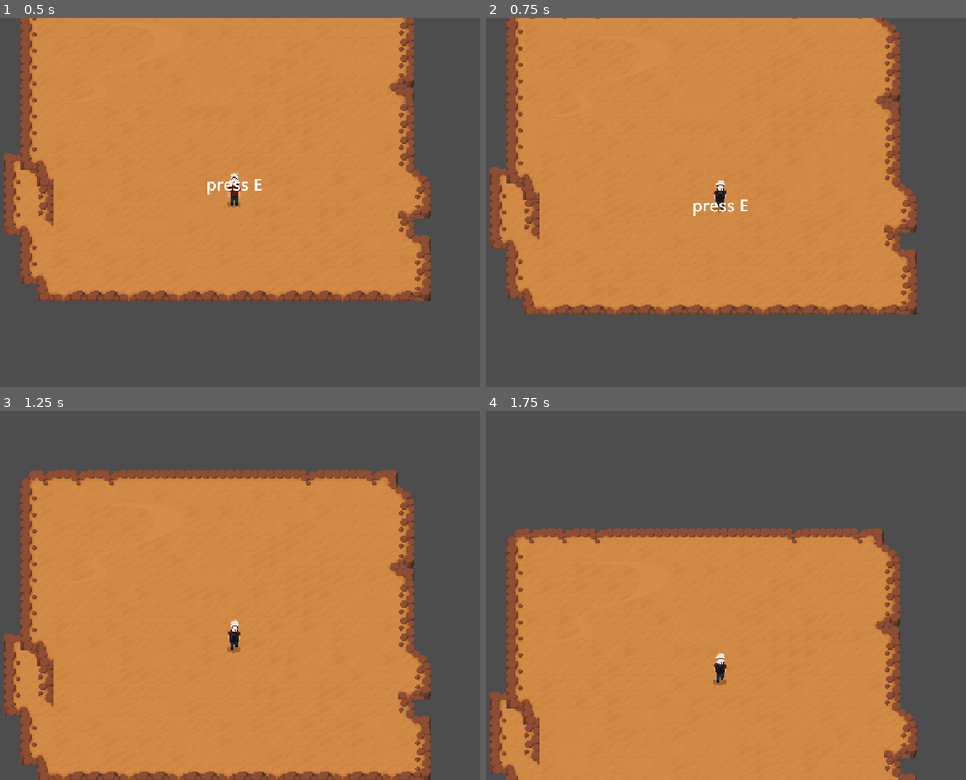
Above: before the commit, frames 1-4 (two rows, left to right).
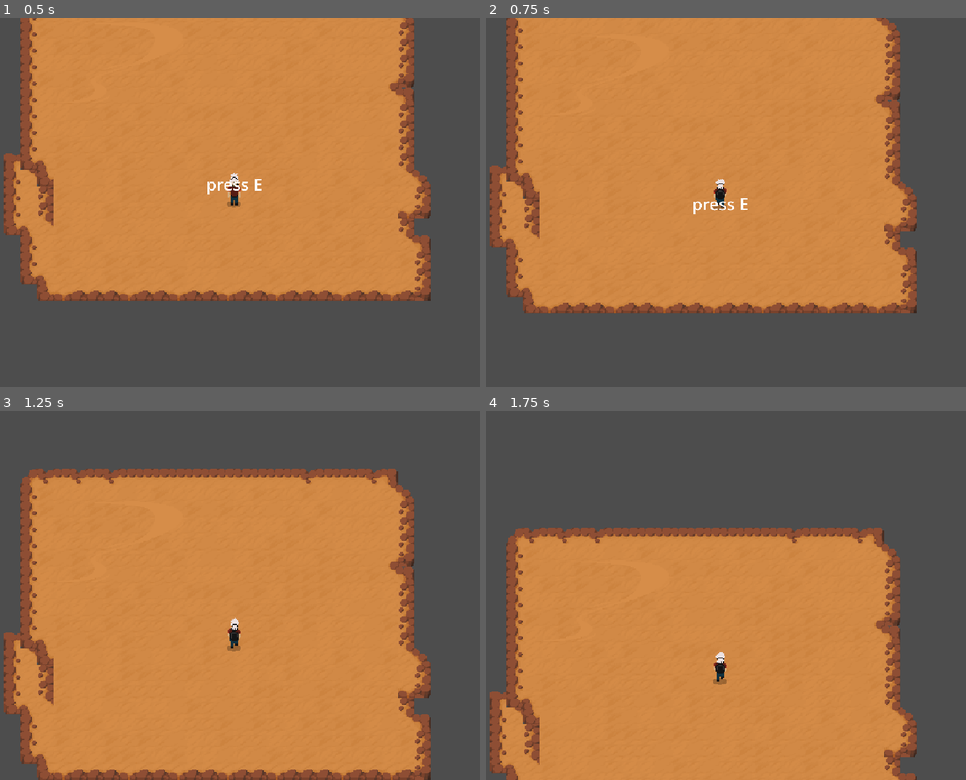
Above: after the commit, the same moments.

Repository: jeelowo/game-jam
Game: Godot game, scene res://Scenes/game.tscn
The game is run twice, just before and just after one commit, with the same random seed, the same clock (stepped at 60 frames per second) and the same inputs.
Inputs:
- Up to frame 1 (0.5 s): no input
- Up to frame 2 (0.75 s): tap E at 0.5 s; hold W (move_up) from 0.53 s (still down); tap Space (continue) at 0.6 s
- Up to frame 3 (1.25 s): keep holding W (move_up)
- Up to frame 4 (1.75 s): keep holding W (move_up); tap F (flashlight) at 1.35 s

Frame 1 is identical in both runs. In frame 2, 2.1% of the frame differs, in the area x 0-90%, y 0-81%; in frame 3, 2.6%, in the area x 0-90%, y 15-100%; in frame 4, 0.9%.

Commit message:
feat: look ahead only when moving

Diff:
--- a/Scenes/detection_area.tscn
+++ b/Scenes/detection_area.tscn
@@ -5,7 +5,7 @@
 
 [sub_resource type="CircleShape2D" id="CircleShape2D_ywbft"]
 
-[node name="Area2D" type="Area2D" unique_id=55378902]
+[node name="Detect Area" type="Area2D" unique_id=55378902]
 script = ExtResource("1_axpad")
 
 [node name="CollisionShape2D" type="CollisionShape2D" parent="." unique_id=1517734533]
--- a/Scenes/game.tscn
+++ b/Scenes/game.tscn
@@ -28,7 +28,7 @@
 theme_override_font_sizes/font_size = 64
 text = "PAUSED"
 
-[node name="Area2D" parent="." unique_id=55378902 instance=ExtResource("4_3dryh")]
+[node name="Detect Area" parent="." unique_id=55378902 instance=ExtResource("4_3dryh")]
 
 [node name="Game Manager" type="Node2D" parent="." unique_id=72941995]
 process_mode = 3
--- a/Scripts/idle state.gd
+++ b/Scripts/idle state.gd
@@ -26,7 +26,6 @@
 		player_sprite.flip_h = true
 
 func Physics_Update(_delta: float):
-	print(idle_timer.time_left)
 	# Transitions
 	if Input.get_vector("move_left","move_right","move_up","move_down") != Vector2(0,0):
 		Transitioned.emit(self, "Walk")
--- a/Scripts/player_manager.gd
+++ b/Scripts/player_manager.gd
@@ -30,9 +30,10 @@
 	camera_reset()
 
 func look_ahead(direction):
-	var camera_pos = player.global_position + (direction * max_camera_distance)
-	var camera_direction = camera_2d.global_position.direction_to(camera_pos).normalized()
-	camera_2d.global_position += camera_direction * float(sqrt(abs(camera_2d.global_position.distance_to(camera_pos)))/4)
+	if (idle_timer.time_left > 0.0 or idle_timer.paused) and player.velocity != Vector2.ZERO:
+		var camera_pos = player.global_position + (direction * max_camera_distance)
+		var camera_direction = camera_2d.global_position.direction_to(camera_pos).normalized()
+		camera_2d.global_position += camera_direction * float(sqrt(abs(camera_2d.global_position.distance_to(camera_pos)))/4)
 
 func look_up_or_down():
 	if Input.is_action_just_pressed("move_up"):
@@ -42,5 +43,5 @@
 
 func camera_reset():
 	if idle_timer.time_left <= 0.0 and not idle_timer.paused and \
-	player.global_position.distance_to(camera_2d.global_position) > 5:
-		camera_2d.global_position += (-1*(look_direction)) * 4
+	player.global_position.distance_to(camera_2d.global_position) > 2.1:
+		camera_2d.global_position -= look_direction.normalized() * 2
